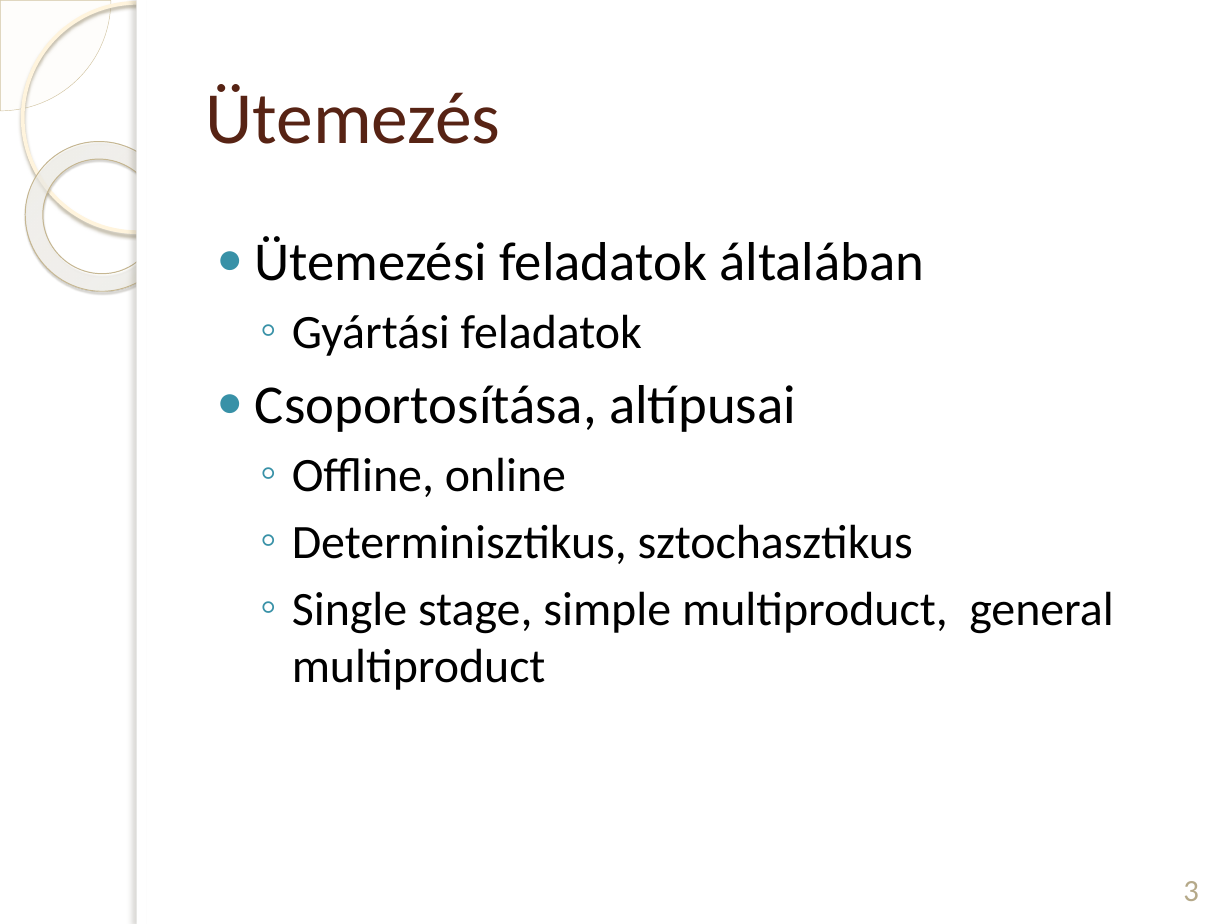
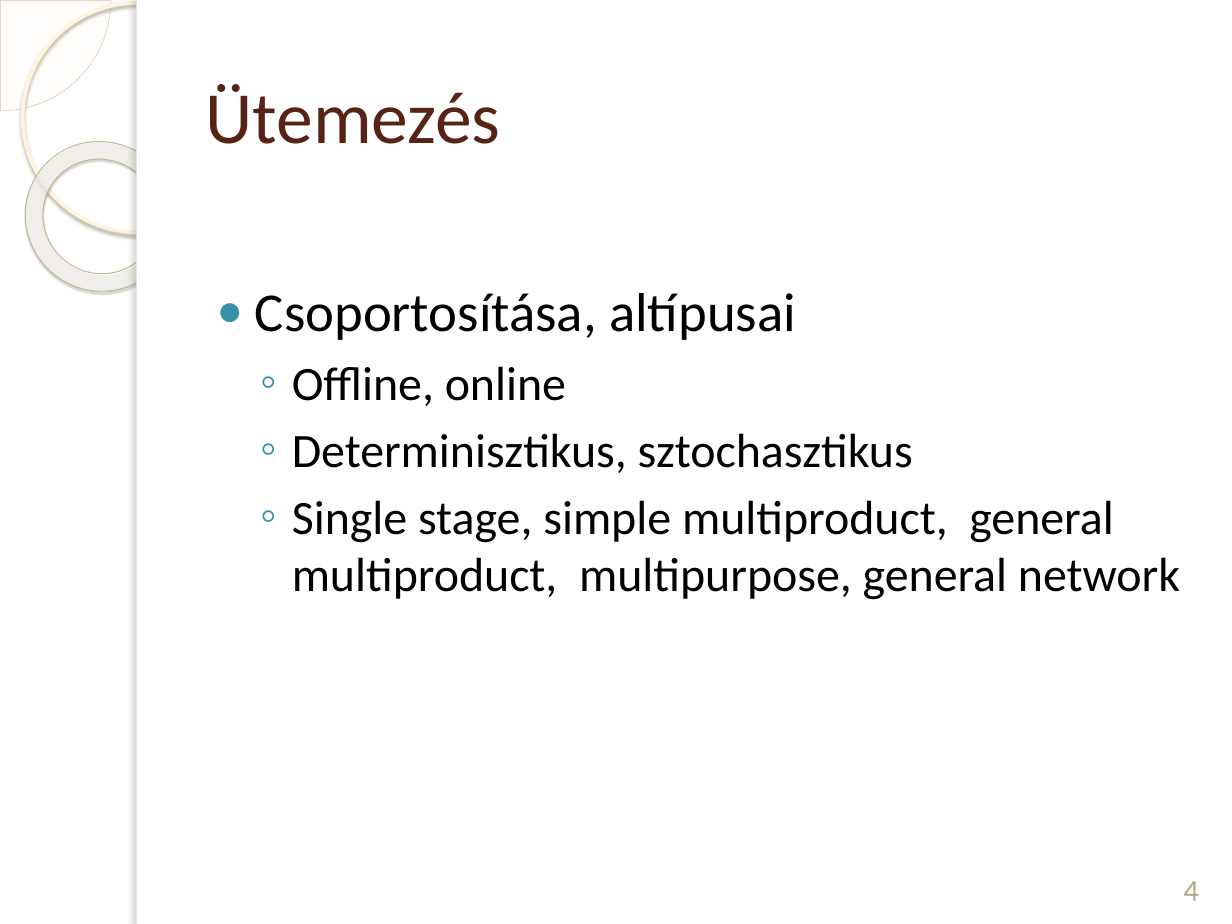
Before and after one commit to DWsbMH/LPTA-SingleStageScheduling, a slide deck: slide 4 of prezentáció/Vida Judit LPTA.pptx (slide 3 before the commit). Drawn at 1232x924 pixels with LibreOffice and Linux fonts; fonts in the diff are those of the drawing; background and template pictures are left out. Boxes give left, top, right and bottom in pixels: in the first picture for what was removed or moved away, otherwise in the second. Text is boxed around its words. In the diff, an @@ line names an element or a change of style, - is before the commit and + after.

```diff
--- a/prezentáció/Vida Judit LPTA.pptx
+++ b/prezentáció/Vida Judit LPTA.pptx
@@ text "Csoportosítása, altípusai": place and size @@
-text "Csoportosítása, altípusai" at [255,236,1113,690]
+text "Csoportosítása, altípusai" at [255,293,1180,600]
@@ text at [255,236,924,356]: paragraphs removed @@
-● Ütemezési feladatok általában
-  ◦ Gyártási feladatok
@@ text at [292,500,1180,600]: text changed @@
-  ◦ Single stage, simple multiproduct, general multiproduct
+  ◦ Single stage, simple multiproduct, general multiproduct, multipurpose, general network
@@ page number at [1183,881,1199,901]: text changed @@
-3
+4
```
Also in this commit, not shown: 9 other slides changed, 1 slide added.
